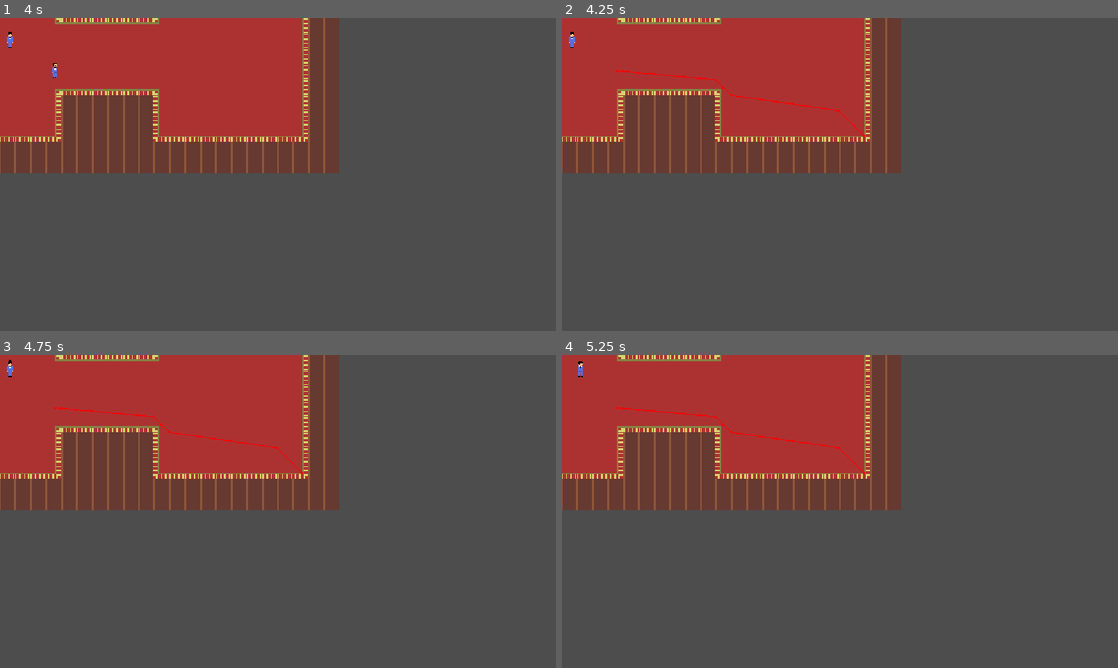
Above: before the commit, frames 1-4 (two rows, left to right).
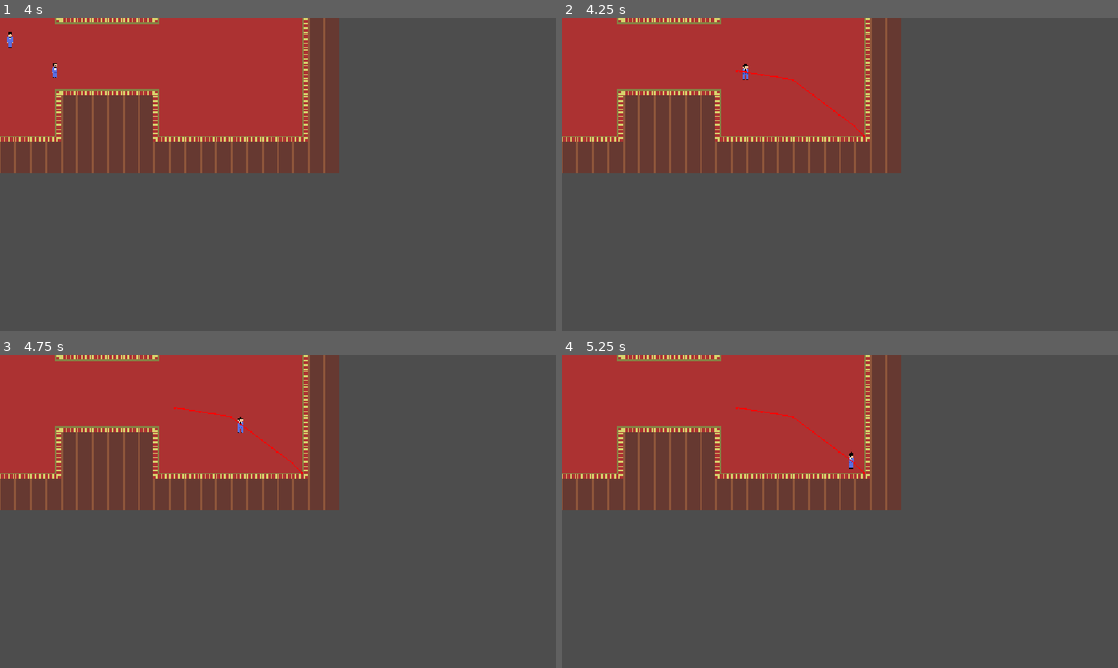
Above: after the commit, the same moments.

Repository: amelecanape/ippgamejam
Game: Godot game, scene res://scenes/main.tscn
Two runs of this game, one before a commit and one after it. Both use one fixed random seed, a clock stepped at 60 frames per second and the inputs below. The engine's default icon, where the game draws it, is replaced by a stand-in: a white triangle on a blue panel in a dark square.
Inputs (mouse positions are in pixels of both pictures, inside the frame that each line leads up to):
- Up to frame 1 (4 s): tap Enter at 0.5, 2, 3.5 s; move the mouse to (400, 158) at 0.52 s; tap A (character_move_neg_x) at 0.6, 3.6 s; tap Space at 1.25, 2.75 s; move the mouse to (166, 190) at 1.27 s; tap W (character_move_neg_y) at 1.35 s; move the mouse to (333, 105) at 2.02 s; tap D (character_move_pos_x) at 2.1 s; move the mouse to (250, 237) at 2.77 s; tap S (character_move_pos_y) at 2.85 s; move the mouse to (444, 221) at 3.52 s
- Up to frame 2 (4.25 s): click (1006, 221) at 4.15 s
- Up to frame 3 (4.75 s): move the mouse to (111, 464) at 4.27 s; tap W (character_move_neg_y) at 4.35 s
- Up to frame 4 (5.25 s): tap Space at 5 s; move the mouse to (867, 511) at 5.02 s; tap D (character_move_pos_x) at 5.1 s

Frame 1 is identical in both runs. In frame 2, 0.3% of the frame differs, in the area x 1-52%, y 4-34%; in frame 3, 0.3%, in the area x 1-52%, y 1-34%; in frame 4, 0.3%.

Commit message:
added rabbit mask

Diff:
--- a/scenes/main.tscn
+++ b/scenes/main.tscn
@@ -3,7 +3,7 @@
 [ext_resource type="PackedScene" uid="uid://fe04lx08pprm" path="res://scenes/player_character.tscn" id="2_0wfyh"]
 [ext_resource type="PackedScene" uid="uid://bi7okprx54aby" path="res://scenes/mansion.tscn" id="3_jyhfs"]
 [ext_resource type="PackedScene" uid="uid://p4t01rmimlig" path="res://scenes/npc_character.tscn" id="3_sugp2"]
-[ext_resource type="Script" uid="uid://ciolq5k4mhpdt" path="res://scripts/masks/fox_mask.gd" id="3_tbgi4"]
+[ext_resource type="Script" uid="uid://bal6q2hybtmoi" path="res://scripts/masks/rabbit_mask.gd" id="3_tefeu"]
 
 [node name="Main" type="Node2D" unique_id=2138465005]
 
@@ -15,13 +15,13 @@
 DEBUG = true
 movement_speed = 250.0
 
-[node name="FoxMask" type="Node" parent="NPCCharacter" unique_id=1613917570]
-script = ExtResource("3_tbgi4")
-metadata/_custom_type_script = "uid://ciolq5k4mhpdt"
+[node name="RabbitMask" type="Node" parent="NPCCharacter" unique_id=1324338170]
+script = ExtResource("3_tefeu")
+metadata/_custom_type_script = "uid://bal6q2hybtmoi"
 
 [node name="PlayerCharacter" parent="." unique_id=296287983 instance=ExtResource("2_0wfyh")]
 position = Vector2(38, 46)
 
-[node name="FoxMask" type="Node" parent="PlayerCharacter" unique_id=559419682]
-script = ExtResource("3_tbgi4")
-metadata/_custom_type_script = "uid://ciolq5k4mhpdt"
+[node name="RabbitMask" type="Node" parent="PlayerCharacter" unique_id=40407986]
+script = ExtResource("3_tefeu")
+metadata/_custom_type_script = "uid://bal6q2hybtmoi"
--- a/scenes/masked_character.gd
+++ b/scenes/masked_character.gd
@@ -1,7 +1,7 @@
 class_name MaskedCharacter extends CharacterBody2D
 
 @export var movement_speed: float = 250
-var mov_input : Vector2
+var mov_input : Vector2 = Vector2.ZERO
 
 var mask : Mask
 @onready var mask_sprite : Sprite2D = $%MaskSprite
--- a/scripts/masks/mask.gd
+++ b/scripts/masks/mask.gd
@@ -3,8 +3,11 @@
 var masked_character : MaskedCharacter
 @export var mask_sprite : Texture2D
 
-@export var cool_down_amount: float
-var cool_down : float
+@export var cool_down_amount: float = 10
+var cool_down : float = 0
+
+func is_ability_ready() -> bool:
+	return cool_down <= 0
 
 func _ready() -> void:
 	masked_character = get_parent() as MaskedCharacter
--- /dev/null
+++ b/scripts/masks/rabbit_mask.gd
@@ -0,0 +1,14 @@
+class_name RabbitMask extends Mask
+
+@export var dash_dist : float = 250
+
+var dash_character_mov_input : Vector2 = Vector2.RIGHT
+
+func _process(_delta: float) -> void:
+	super._process(_delta)
+	if not masked_character.mov_input.is_zero_approx():
+		dash_character_mov_input = masked_character.mov_input
+
+func _execute_ability() -> void:
+	print("Dashed!")
+	masked_character.position += dash_character_mov_input * dash_dist
--- a/scripts/player_control.gd
+++ b/scripts/player_control.gd
@@ -1,4 +1,9 @@
 class_name PlayerControl extends MaskedCharacter
+
+func _process(_delta: float) -> void:
+	super._process(_delta)
+	if Input.is_action_just_pressed("debug_mouse_left_click"):
+		mask.use_ability()
 
 func _physics_process(_delta: float) -> void:
 	mov_input = Input.get_vector("character_move_neg_x","character_move_pos_x",\
Not shown, added: scripts/masks/rabbit_mask.gd.uid
